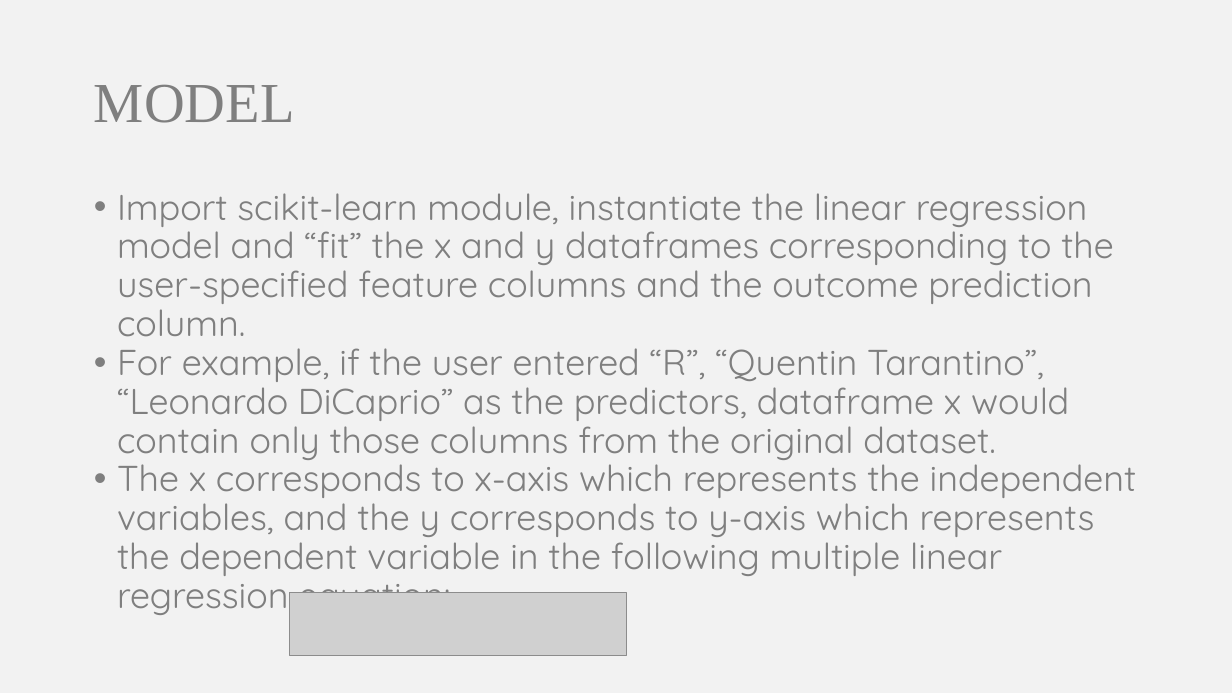
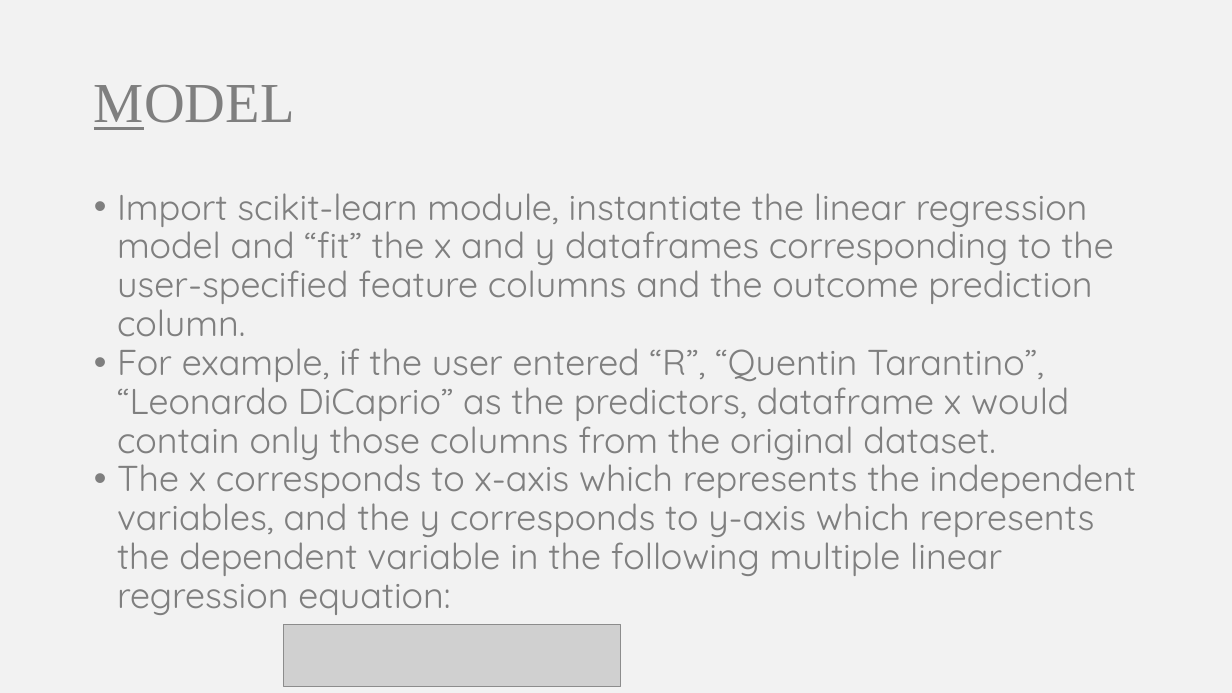
Before and after one commit to somyamohanty/Data_Dawgs, a slide deck: slide 7 of presentations/Presentation 2.pptx (slide 6 before the commit). Drawn at 1232x693 pixels with LibreOffice and Linux fonts; fonts in the diff are those of the drawing; grey boxes stand for pictures. Boxes give left, top, right and bottom in pixels: in the first picture for what was removed or moved away, otherwise in the second. Text is boxed around its words. In the diff, an @@ line names an element or a change of style, - is before the commit and + after.

```diff
--- a/presentations/Presentation 2.pptx
+++ b/presentations/Presentation 2.pptx
@@ title "MODEL" at [94, 84, 295, 130]: underline on in "MODEL" @@
@@ picture: place and size @@
-picture at [289, 593, 627, 655]
+picture at [284, 625, 621, 687]
```
Also in this commit, not shown: 9 other slides changed, 2 slides added, 1 slide removed.
